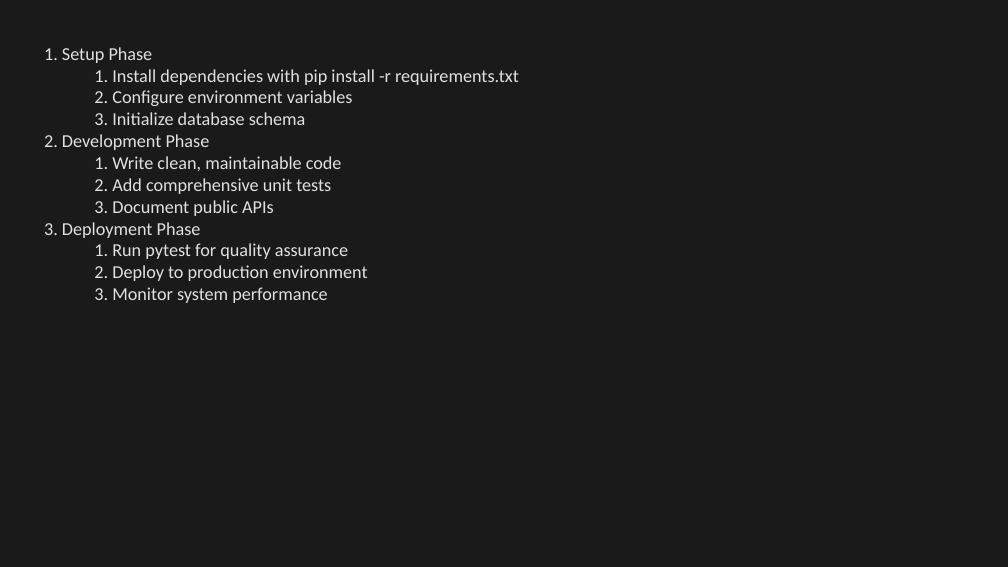
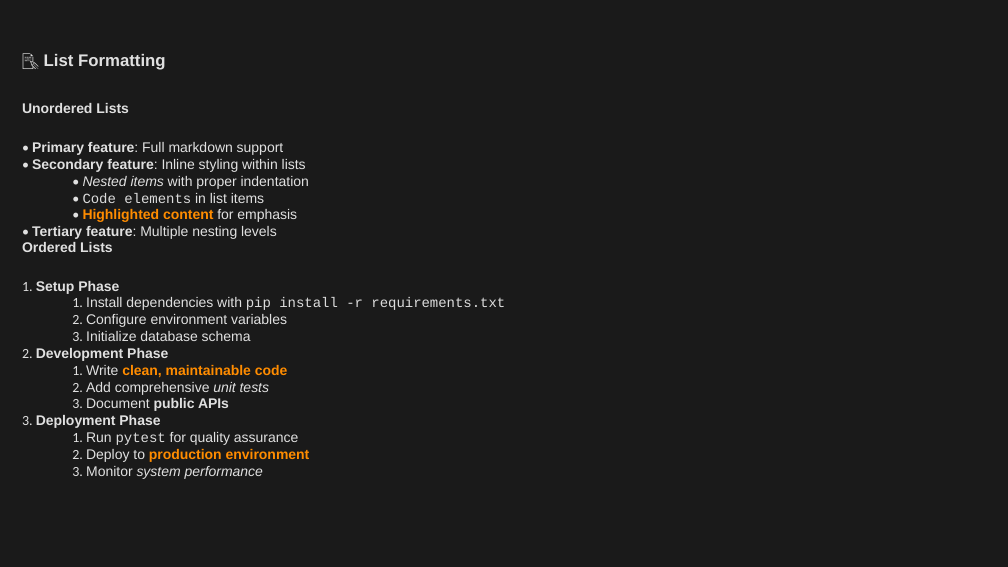
Before and after one commit to louisazhou/slidegenerator, a slide deck: slide 7 of output/comprehensive_demo_dark.pptx (slide 11 before the commit). Drawn at 1008x567 pixels with LibreOffice and Linux fonts; fonts in the diff are those of the drawing. Boxes give left, top, right and bottom in pixels: in the first picture for what was removed or moved away, otherwise in the second. Text is boxed around its words. In the diff, an @@ line names an element or a change of style, - is before the commit and + after.

```diff
--- a/output/comprehensive_demo_dark.pptx
+++ b/output/comprehensive_demo_dark.pptx
@@ text added at [44, 54, 166, 70], 12 pt, text #E0E0E0, bold @@
+📝 List Formatting
@@ text added at [22, 103, 129, 113], 10 pt, text #E0E0E0, bold @@
+Unordered Lists
@@ text added at [32, 142, 309, 239], 10 pt, text #E0E0E0 @@
+• Primary feature: Full markdown support
+• Secondary feature: Inline styling within lists
+  • Nested items with proper indentation
+  • Code elements in list items
+  • Highlighted content for emphasis
+• Tertiary feature: Multiple nesting levels
@@ text added at [22, 242, 113, 252], 10 pt, text #E0E0E0, bold @@
+Ordered Lists
@@ text "1. Setup Phase": place and size @@
-text "1. Setup Phase" at [44, 47, 519, 303]
+text "1. Setup Phase" at [22, 281, 505, 476]
@@ text "1. Setup Phase" at [22, 281, 505, 476]: size 13 to 10 pt; font Calibri to Arial in "Setup Phase", "Install dependencies with", "Configure environment variables", "Initialize database schema" and 8 more places; bold on in "Setup Phase", "Development Phase", "clean, maintainable code", "public APIs" and 2 more places; font Calibri to Courier New, text colour #E0E0E0 to #DCDCDC in "pip install -r requirements.txt", "pytest"; text colour #E0E0E0 to #FF8C00 in "clean, maintainable code", "production environment"; italic on in "unit tests", "system performance" @@
```
Also in this commit, not shown: 13 other slides changed, 7 slides added, 9 slides removed, 25 other files.
